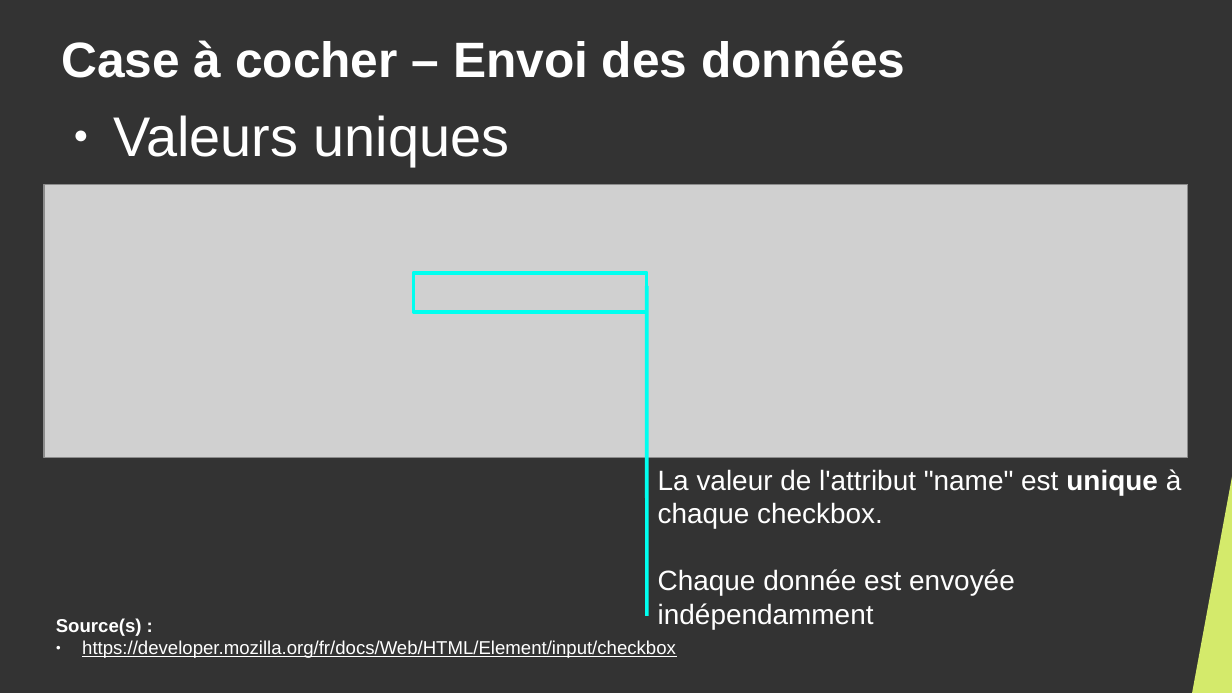
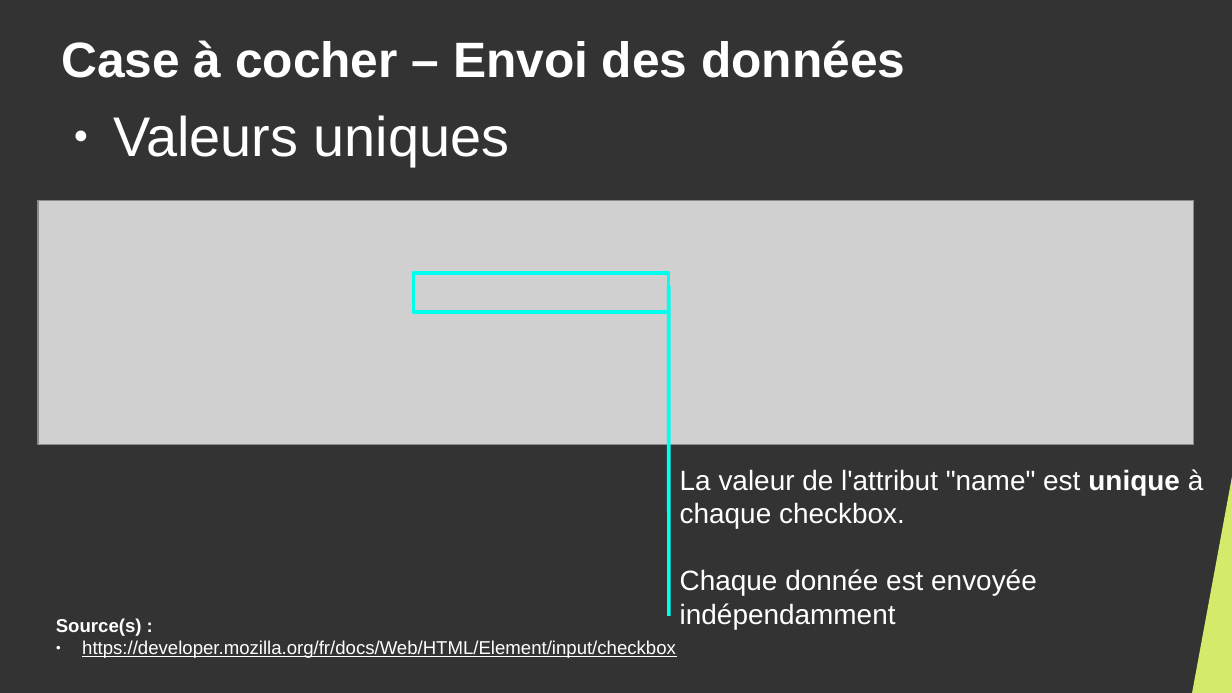
Before and after one commit to DanYellow/cours, a slide deck: slide 59 of integration-web-s1/travaux-pratiques/numero-2/presentation.odp. Drawn at 1232x693 pixels with LibreOffice and Linux fonts; fonts in the diff are those of the drawing; grey boxes stand for pictures. Boxes give left, top, right and bottom in pixels: in the first picture for what was removed or moved away, otherwise in the second. Text is boxed around its words. In the diff, an @@ line names an element or a change of style, - is before the commit and + after.

```diff
--- a/integration-web-s1/travaux-pratiques/numero-2/presentation.odp
+++ b/integration-web-s1/travaux-pratiques/numero-2/presentation.odp
@@ picture: place and size @@
-picture at box(44, 184, 1188, 457)
+picture at box(38, 200, 1194, 444)
@@ rectangle: place and size @@
-rectangle at box(414, 273, 647, 312)
+rectangle at box(414, 273, 669, 312)
@@ line moved from (647, 286) - (647, 616) to (669, 286) - (669, 616) @@
@@ text "La valeur de l'attribut "name" ...": place and size @@
-text "La valeur de l'attribut "name" ..." at box(658, 469, 1182, 629)
+text "La valeur de l'attribut "name" ..." at box(680, 469, 1204, 629)
```
Also in this commit, not shown: 25 other slides changed, 1 other file.
